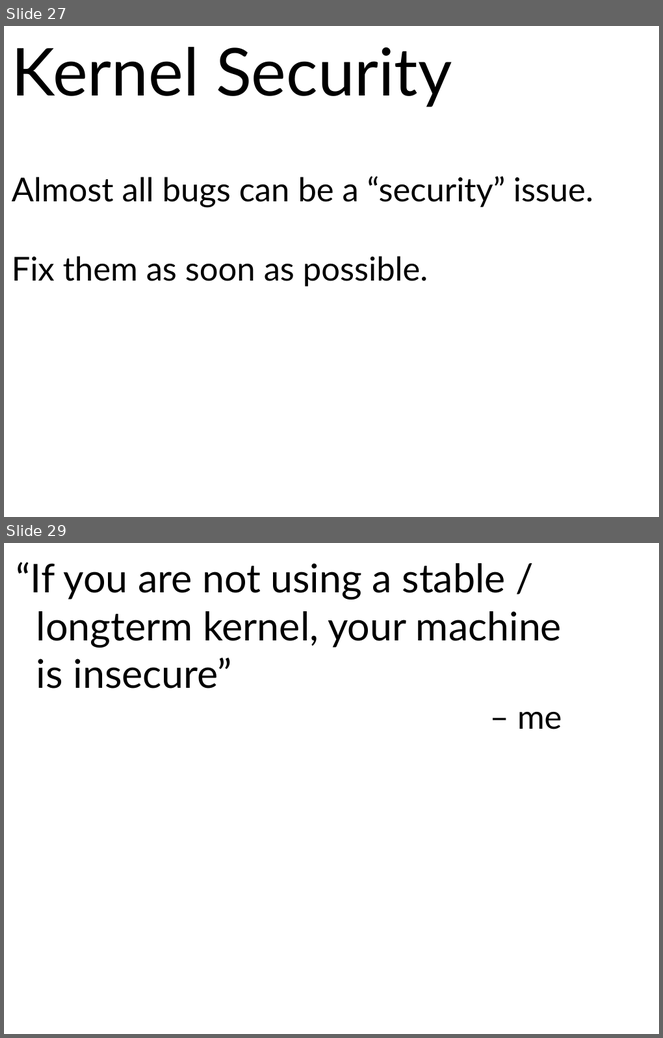
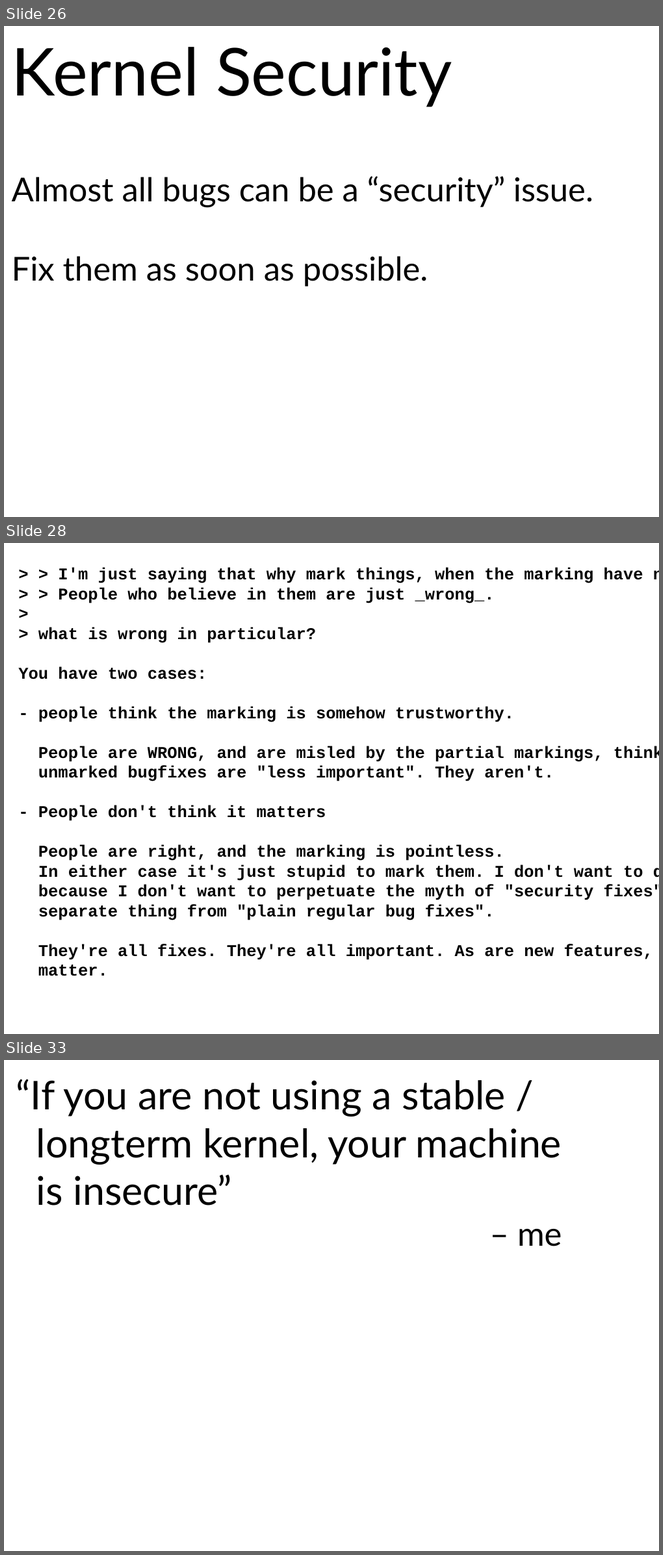
Before and after one commit to gregkh/presentation-release-model, a slide deck: release-model.odp. Shown one above the other, each under a label of ours: slides 27 and 29 before the commit, slides 26, 28 and 33 after it; the slides between them are not shown. The pictures are 663x1038 and 663x1555 pixels, drawn with LibreOffice and Linux fonts; fonts in the diff are those of the drawing. Boxes give left, top, right and bottom in pixels: in the first picture for what was removed or moved away, otherwise in the second. Text is boxed around its words. In the diff, an @@ line names an element or a change of style, - is before the commit and + after.

Commit message:
finished all of them.

```diff
--- a/release-model.odp
+++ b/release-model.odp
@@ slide 28 added at <box>4,543,659,1034</box>, background #FFFFFF @@
@@ text added at <box>18,568,659,977</box>, 20 pt, text #000000, bold @@
+> > I'm just saying that why mark things, when the marking have no meaning?
+> > People who believe in them are just _wrong_.
+>
+> what is wrong in particular?
+You have two cases:
+- people think the marking is somehow trustworthy.
+People are WRONG, and are misled by the partial markings, thinking that
+unmarked bugfixes are "less important". They aren't.
+- People don't think it matters
+People are right, and the marking is pointless.
+In either case it's just stupid to mark them. I don't want to do it,
+because I don't want to perpetuate the myth of "security fixes" as a
+separate thing from "plain regular bug fixes".
+They're all fixes. They're all important. As are new features, for that
+matter.
@@ what was slide 27 is now slide 26 @@
@@ what was slide 29 is now slide 33 @@
```
Also in this commit, not shown: 4 slides changed, 5 other slides added, 2 slides removed, 1 other file.
